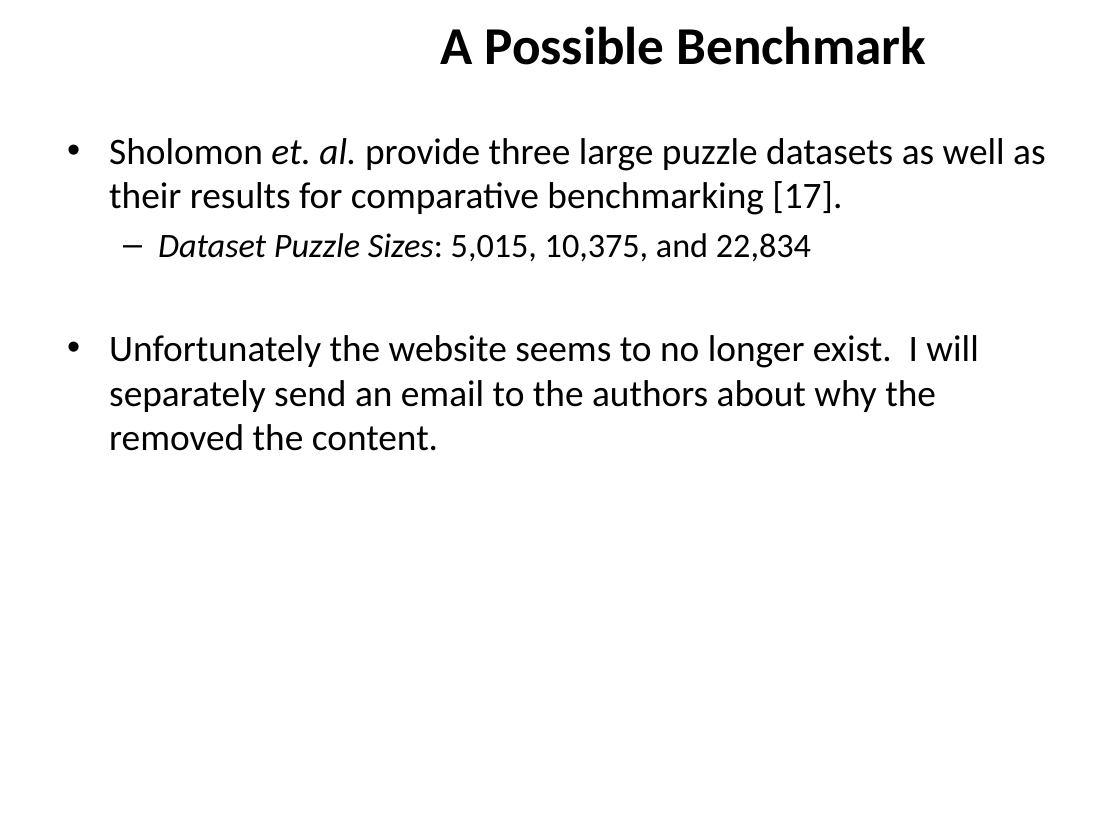
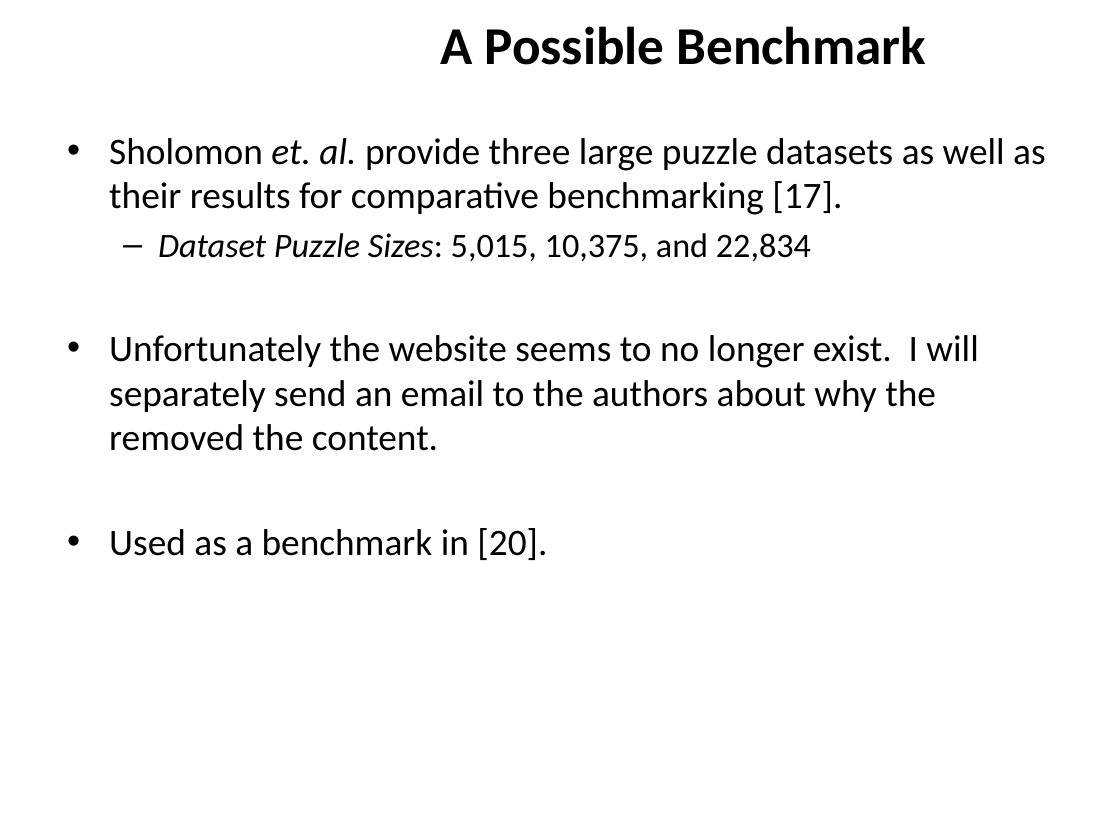
Before and after one commit to ZaydH/sjsu_thesis, a slide deck: slide 37 of Papers/Zayd_Hammoudeh_-_Square_Jigsaw_Puzzle_Problem_Literature_Review.pptx (slide 33 before the commit). Drawn at 1120x840 pixels with LibreOffice and Linux fonts; fonts in the diff are those of the drawing; background and template pictures are left out. Boxes give left, top, right and bottom in pixels: in the first picture for what was removed or moved away, otherwise in the second. Text is boxed around its words. In the diff, an @@ line names an element or a change of style, - is before the commit and + after.

```diff
--- a/Papers/Zayd_Hammoudeh_-_Square_Jigsaw_Puzzle_Problem_Literature_Review.pptx
+++ b/Papers/Zayd_Hammoudeh_-_Square_Jigsaw_Puzzle_Problem_Literature_Review.pptx
@@ text at [109,528,547,560]: paragraph added @@
+• Used as a benchmark in [20].
```
Also in this commit, not shown: 8 other slides changed, 6 slides added, 1 slide removed, 2 other files.
